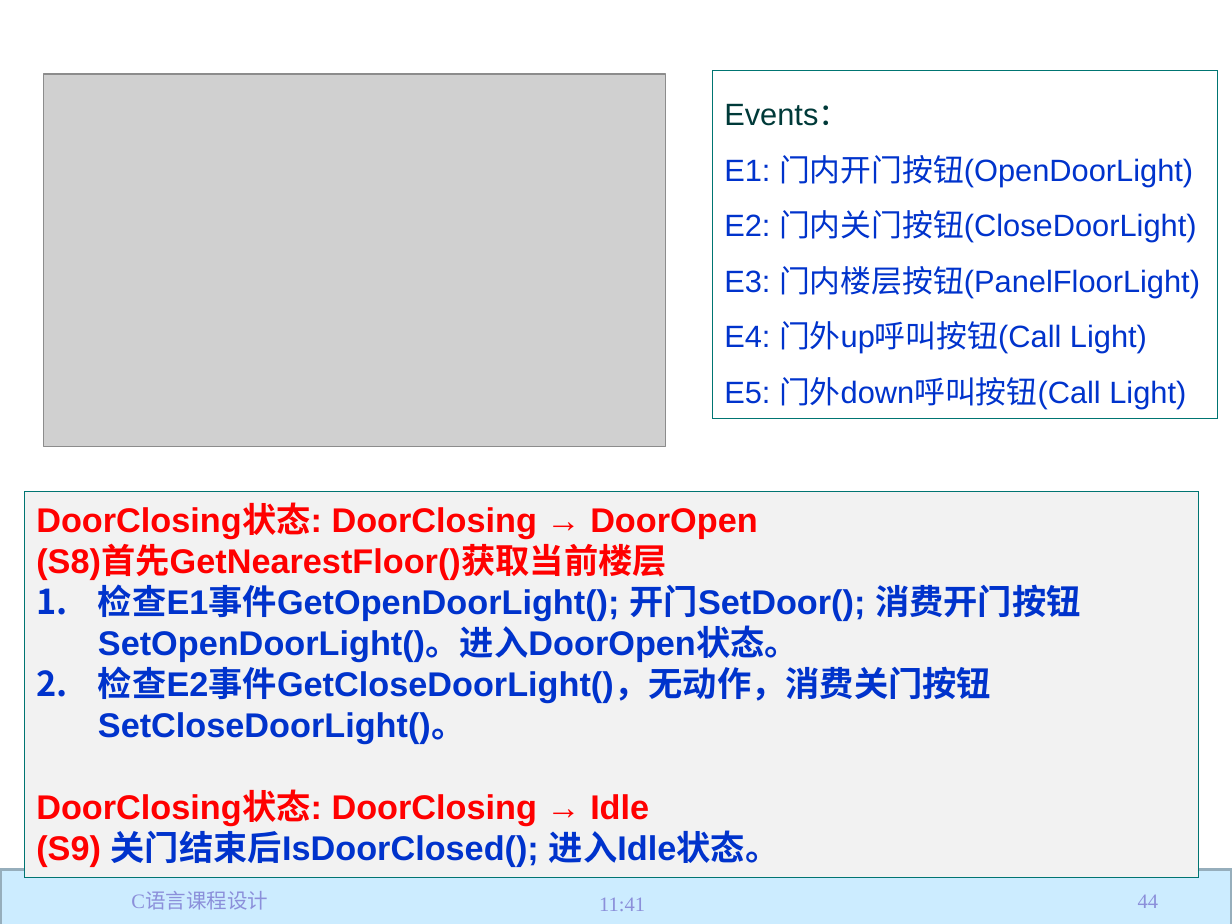
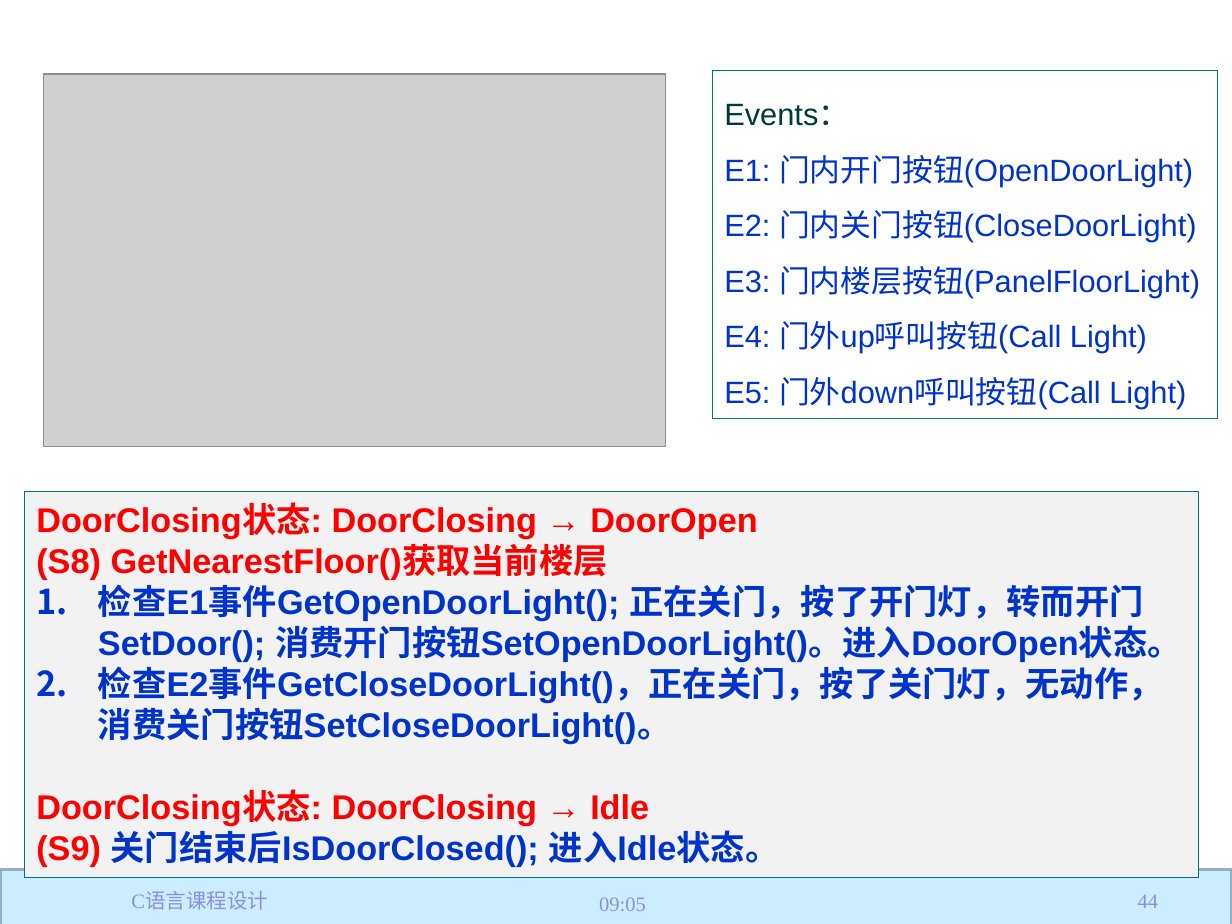
Before and after one commit to jtrfid/C-Repositories, a slide deck: slide 44 of 2017/C语言课程设计/C语言课程设计.pptx. Drawn at 1232x924 pixels with LibreOffice and Linux fonts; fonts in the diff are those of the drawing; grey boxes stand for pictures; background and template pictures are left out. Boxes give left, top, right and bottom in pixels: in the first picture for what was removed or moved away, otherwise in the second. Text is boxed around its words. In the diff, an @@ line names an element or a change of style, - is before the commit and + after.

```diff
--- a/2017/C语言课程设计/C语言课程设计.pptx
+++ b/2017/C语言课程设计/C语言课程设计.pptx
@@ text in rectangle at [36,545,1182,745]: text changed @@
-(S8)首先GetNearestFloor()获取当前楼层
-1. 检查E1事件GetOpenDoorLight(); 开门SetDoor(); 消费开门按钮SetOpenDoorLight()。进入DoorOpen状态。
-2. 检查E2事件GetCloseDoorLight()，无动作，消费关门按钮SetCloseDoorLight()。
+(S8) GetNearestFloor()获取当前楼层
+1. 检查E1事件GetOpenDoorLight(); 正在关门，按了开门灯，转而开门SetDoor(); 消费开门按钮SetOpenDoorLight()。进入DoorOpen状态。
+2. 检查E2事件GetCloseDoorLight()，正在关门，按了关门灯，无动作，消费关门按钮SetCloseDoorLight()。
@@ text at [599,897,646,911]: text changed @@
-11:41
+09:05
```
Also in this commit, not shown: 56 other slides changed, 4 other files.
